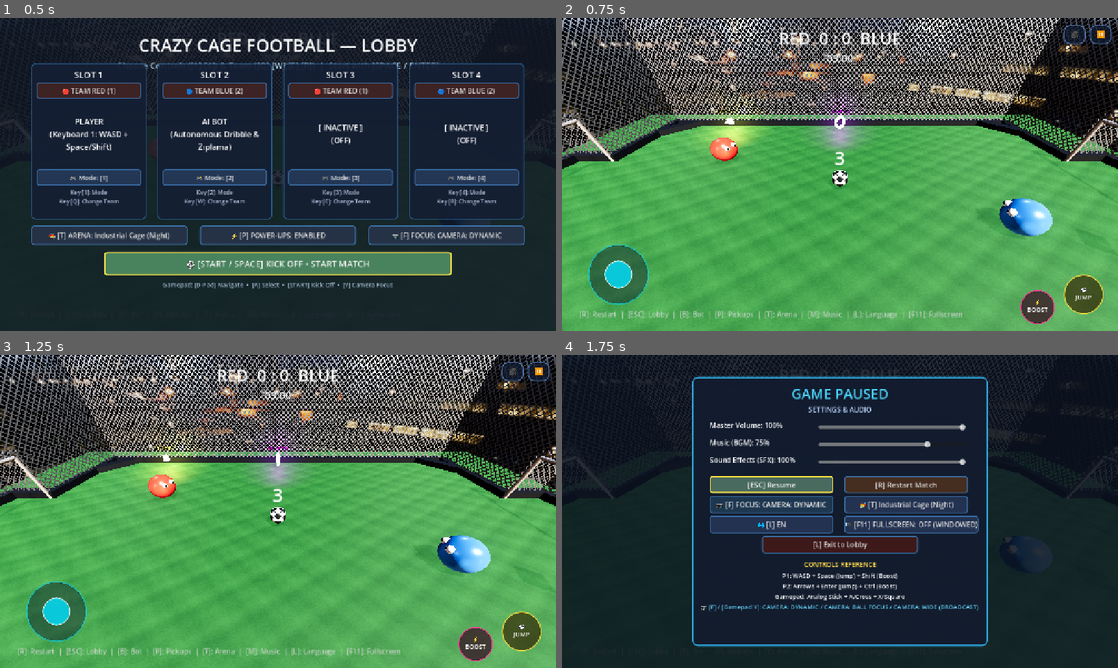
Above: before the commit, frames 1-4 (two rows, left to right).
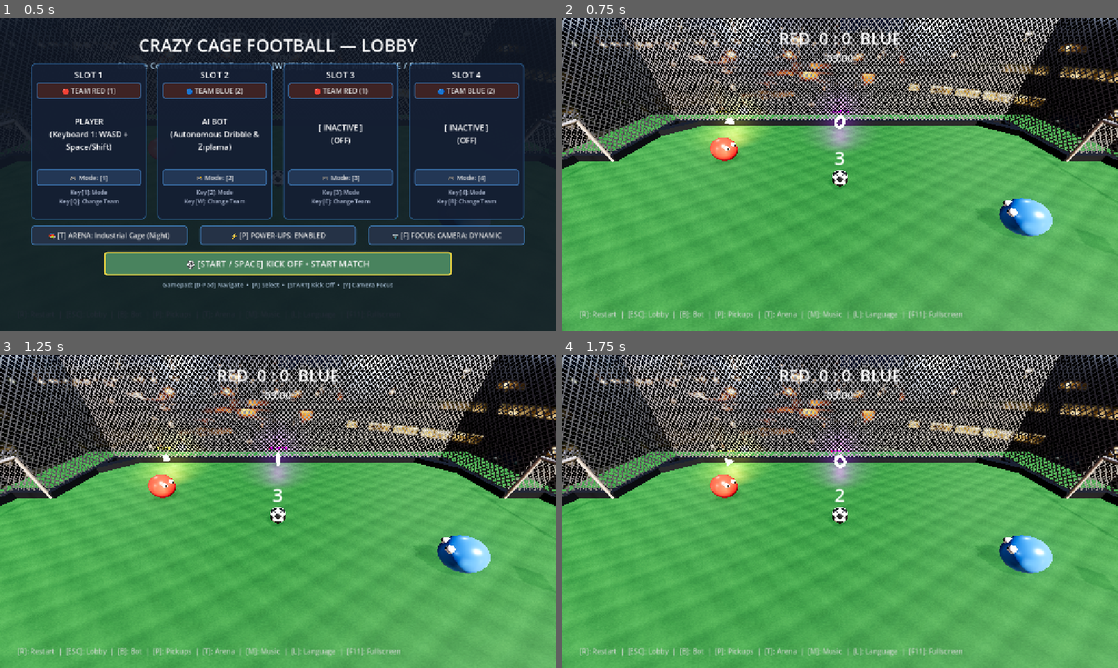
Above: after the commit, the same moments.

Repository: RobinNunkesser/gd-godot-crazy-cage-football
Game: Godot game, scene res://scenes/main.tscn
Same seed, same stepped clock (60 frames per second), same inputs: the game is played once before the commit and once after it.
Inputs (mouse positions are in pixels of both pictures, inside the frame that each line leads up to):
- Up to frame 1 (0.5 s): no input
- Up to frame 2 (0.75 s): click "⚽ [START / SPACE] KICK OFF • …" at 0.5 s
- Up to frame 3 (1.25 s): no input
- Up to frame 4 (1.75 s): click (1101, 370) at 1.25 s, where only the run before the commit has a clickable "⏸️"

Frame 1 is identical in both runs. In frame 2, 3.3% of the frame differs, in the area x 4-99%, y 2-98%; in frame 3, 3.3%; in frame 4, 95%, in the area x 0-100%, y 0-100%.

Commit message:
fix(touch): hide touch overlay on desktop by default and add toggle hotkey O

Diff:
--- a/project.godot
+++ b/project.godot
@@ -7,7 +7,7 @@
 [application]
 
 config/name="Crazy Cage Football"
-config/version="0.2.2"
+config/version="0.2.3"
 config/description="3D Physics Cage Soccer Game in Godot 4 inspired by Zippir: Kafes Futbolu. Roll, jump (Ziplama) and score bank-shot goals!"
 run/main_scene="res://scenes/main.tscn"
 config/icon="res://assets/icon.png"
@@ -34,7 +34,7 @@
 
 [input_devices]
 
-pointing/emulate_touch_from_mouse=true
+pointing/emulate_touch_from_mouse=false
 pointing/emulate_mouse_from_touch=true
 
 [input]
--- a/scenes/main.gd
+++ b/scenes/main.gd
@@ -1894,6 +1894,13 @@
 			return
 		elif event.keycode == KEY_T:
 			cycle_arena_theme()
+			return
+		elif event.keycode == KEY_O:
+			if touch_overlay:
+				var active = touch_overlay.toggle_touch_overlay()
+				if ui_banner_label:
+					ui_banner_label.visible = true
+					ui_banner_label.text = "TOUCH CONTROLS: ON" if active else "TOUCH CONTROLS: OFF"
 			return
 
 		if state_manager.current_state == CageStateManager.MatchState.LOBBY:
--- a/scripts/cage_touch_overlay.gd
+++ b/scripts/cage_touch_overlay.gd
@@ -67,11 +67,35 @@
 	if force_visible:
 		is_touch_active = true
 		return
-	is_touch_active = DisplayServer.is_touchscreen_available() \
-		or OS.has_feature("web_android") \
-		or OS.has_feature("web_ios") \
-		or OS.has_feature("mobile") \
-		or OS.has_feature("touchscreen")
+
+	# 1. Native Mobile (Android / iOS)
+	if OS.has_feature("mobile") or OS.has_feature("android") or OS.has_feature("ios"):
+		is_touch_active = true
+		return
+
+	# 2. Web Export (WASM im Browser)
+	if OS.has_feature("web"):
+		if OS.has_feature("web_android") or OS.has_feature("web_ios"):
+			is_touch_active = true
+			return
+		# In Browsern prüfen, ob ein echter Touchscreen vorhanden ist (z. B. iPadOS)
+		if Engine.has_singleton("JavaScriptBridge"):
+			var js = Engine.get_singleton("JavaScriptBridge")
+			var touch_points = js.eval("('maxTouchPoints' in navigator) ? navigator.maxTouchPoints : 0")
+			if touch_points != null and int(touch_points) > 0:
+				is_touch_active = true
+				return
+		# Desktop Browser (Mac, Windows, Linux) ohne Touchscreen -> aus
+		is_touch_active = false
+		return
+
+	# 3. Desktop Native -> standardmäßig aus
+	is_touch_active = false
+
+func toggle_touch_overlay() -> bool:
+	is_touch_active = !is_touch_active
+	_update_visibility()
+	return is_touch_active
 
 func set_gameplay_active(active: bool) -> void:
 	is_gameplay_active = active
@@ -238,7 +262,15 @@
 	_layout_buttons(_get_viewport_size())
 
 func _unhandled_input(event: InputEvent) -> void:
-	if not is_touch_active or not is_gameplay_active:
+	# Falls auf Desktop mit Touchscreen erstmals getoucht wird: Touch-Overlay dynamisch einblenden
+	if not is_touch_active:
+		if event is InputEventScreenTouch and event.pressed:
+			is_touch_active = true
+			_update_visibility()
+		else:
+			return
+
+	if not is_gameplay_active:
 		return
 
 	if event is InputEventScreenTouch:
Not shown, changed: README.md
